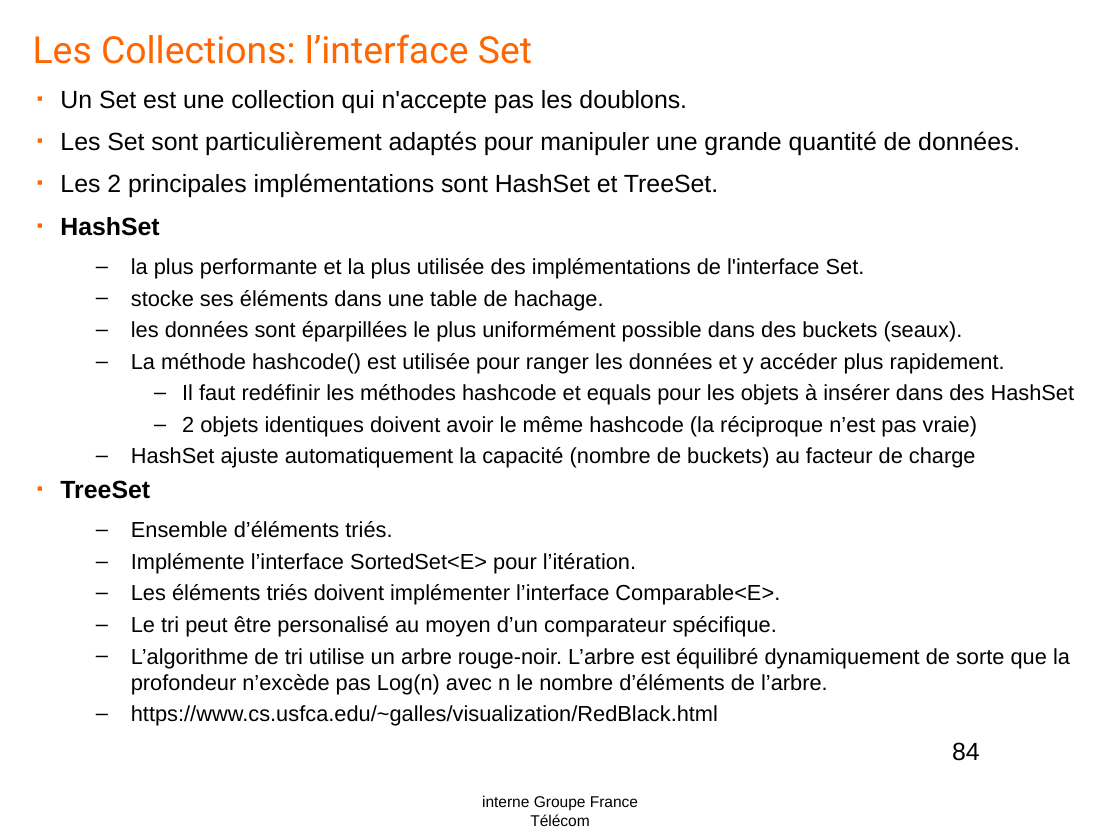
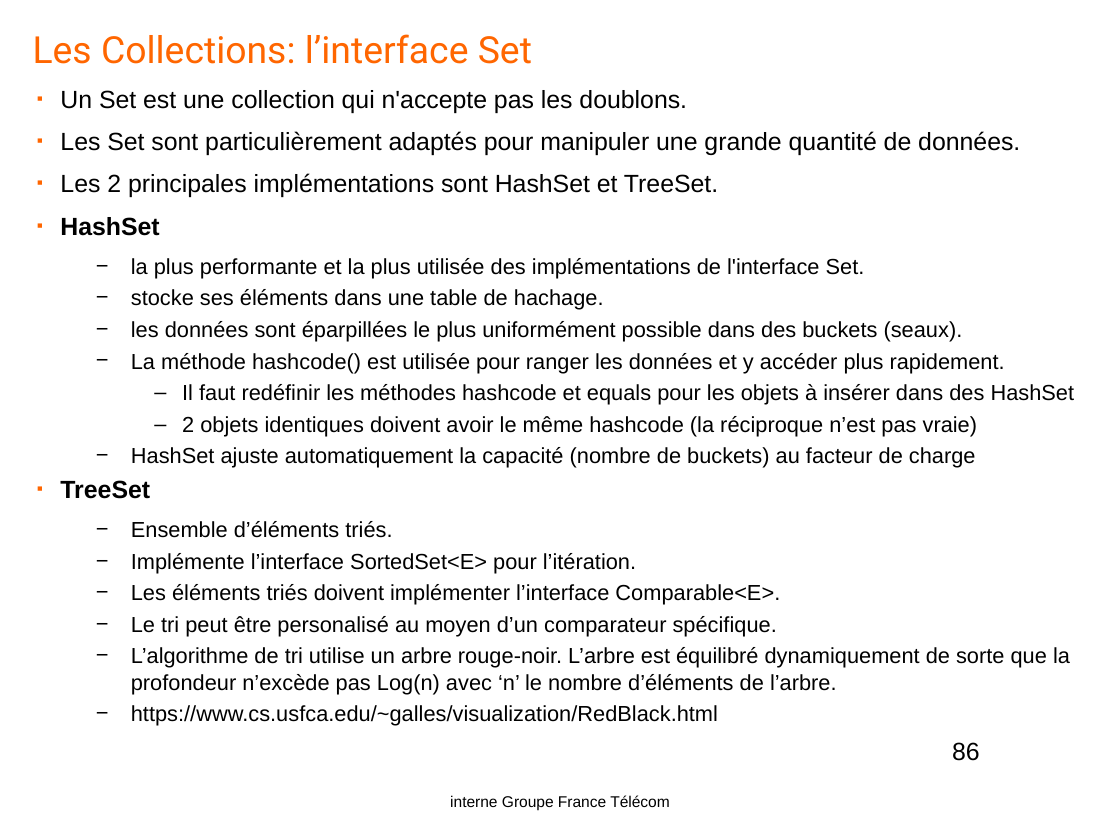
Before and after one commit to yplo6403/formationjava, a slide deck: slide 86 of doc/Java-OL1.pptx (slide 84 before the commit). Drawn at 1120x840 pixels with LibreOffice and Linux fonts; fonts in the diff are those of the drawing; background and template pictures are left out. Boxes give left, top, right and bottom in pixels: in the first picture for what was removed or moved away, otherwise in the second. Text is boxed around its words. In the diff, an @@ line names an element or a change of style, - is before the commit and + after.

```diff
--- a/doc/Java-OL1.pptx
+++ b/doc/Java-OL1.pptx
@@ text at (x1=60, y1=90, x2=1075, y2=726): bullet – to − @@
@@ text at (x1=131, y1=647, x2=1070, y2=694): text changed @@
-  – L’algorithme de tri utilise un arbre rouge-noir. L’arbre est équilibré dynamiquement de sorte que la profondeur n’excède pas Log(n) avec n le nombre d’éléments de l’arbre.
+  − L’algorithme de tri utilise un arbre rouge-noir. L’arbre est équilibré dynamiquement de sorte que la profondeur n’excède pas Log(n) avec ‘n’ le nombre d’éléments de l’arbre.
@@ page number at (x1=952, y1=742, x2=980, y2=761): text changed @@
-84
+86
@@ text "interne Groupe France Télécom" rewrapped from (x1=482, y1=795, x2=638, y2=826) to (x1=450, y1=795, x2=670, y2=810) @@
```
Also in this commit, not shown: 84 other slides changed, 2 slides added.
